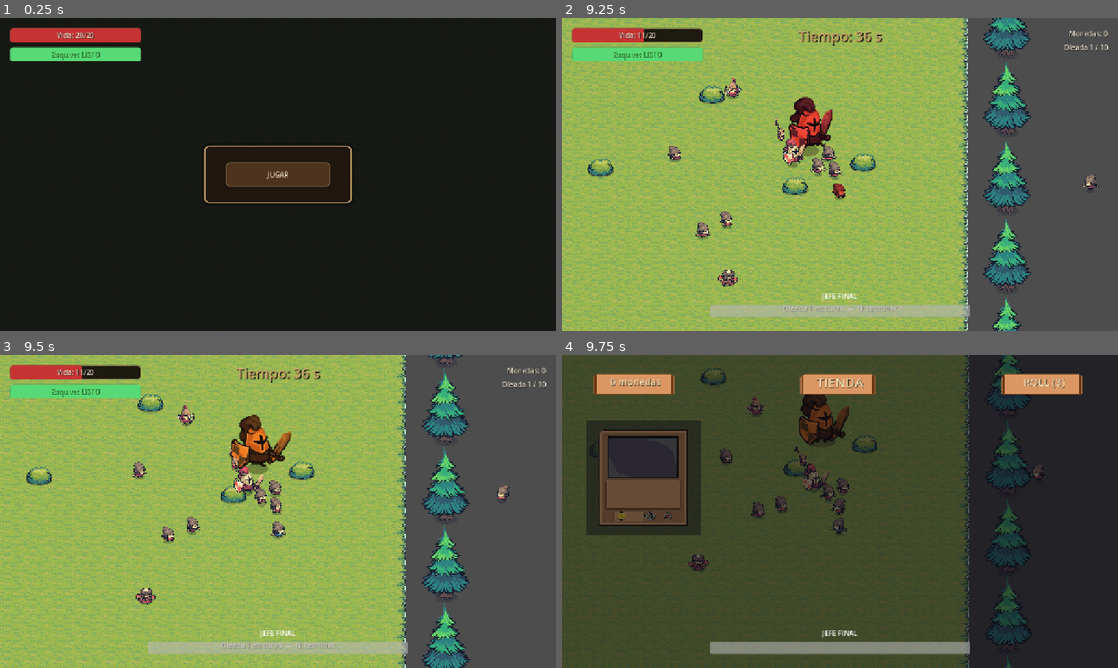
Above: before the commit, frames 1-4 (two rows, left to right).
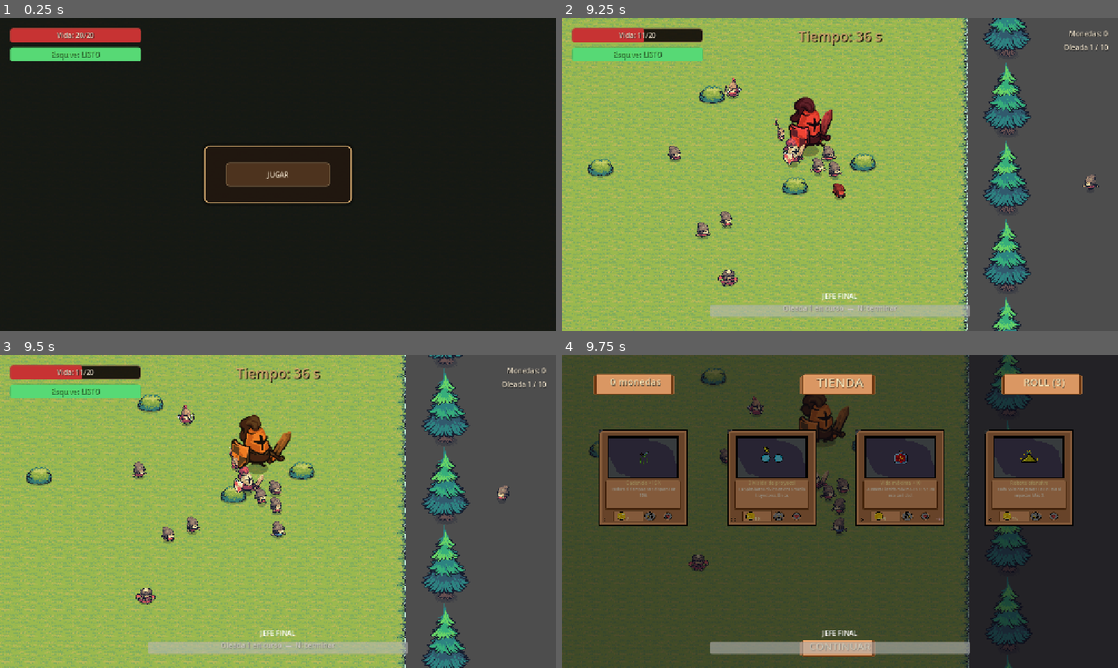
Above: after the commit, the same moments.

Repository: 4FCC/spinshot
Game: Godot game, scene res://Scenes/DEV-ROOM.tscn
The game is run twice, just before and just after one commit, with the same random seed, the same clock (stepped at 60 frames per second) and the same inputs. This scene is started directly instead of the project's main scene. The engine's default icon, where the game draws it, is replaced by a stand-in: a white triangle on a blue panel in a dark square.
Inputs (mouse positions are in pixels of both pictures, inside the frame that each line leads up to):
- Up to frame 1 (0.25 s): no input
- Up to frame 2 (9.25 s): click "JUGAR" at 0.5 s; tap Enter at 1.25 s; move the mouse to (812, 237) at 1.27 s; hold W (Arriba) 1.28-2.78 s; tap Space (dodge) at 1.35 s; move the mouse to (1006, 221) at 2.02 s; tap N (end_wave) at 2.1 s; move the mouse to (673, 127) at 2.77 s; hold Right mouse button (shoot) 2.78-3.53 s; hold A (Izquierda) 2.78-4.28 s; move the mouse to (867, 174) at 3.52 s; click (867, 174) at 3.6 s; move the mouse to (756, 96) at 4.27 s; hold S (Abajo) 4.28-5.03 s; hold B (spawn_boss) 4.28-5.03 s; move the mouse to (962, 158) at 5.02 s; hold D (Derecha) 5.03-5.78 s; tap M (start_wave) at 5.1 s; move the mouse to (728, 190) at 5.77 s; hold W (Arriba) 5.78-6.53 s; tap 1 at 5.85 s; move the mouse to (895, 105) at 6.52 s; hold D (Derecha) 6.53-8.78 s; tap 2 at 6.6 s; move the mouse to (812, 237) at 7.27 s; tap 3 at 7.35 s; move the mouse to (1006, 221) at 8.02 s; tap 4 at 8.1 s; move the mouse to (673, 127) at 8.77 s; hold S (Abajo) from 8.78 s (still down); tap 5 at 8.85 s
- Up to frame 3 (9.5 s): keep holding S (Abajo)
- Up to frame 4 (9.75 s): move the mouse to (867, 511) at 9.52 s; release S (Abajo) at 9.53 s; hold A (Izquierda) from 9.53 s (still down); tap O at 9.6 s

Frames 1-3 are identical in both runs. In frame 4, 18% of the frame differs, in the area x 4-92%, y 20-97%.
Error before the commit: Invalid access to property or key 'buy_pressed' on a base object of type 'Control'. (res://Scripts/shop.gd:112)

Commit message:
Fix: adjuntar el script a la raíz de ItemCard.tscn
Faltaba "script = ExtResource(...)" en el nodo raíz, por lo que la tarjeta se
instanciaba como Control plano y fallaba al acceder a la señal buy_pressed.

Co-Authored-By: Claude Opus 4.8 <noreply@anthropic.com>
Claude-Session: https://claude.ai/code/session_01EVFDgn2qQnY3SEDFH6Bwyc

Diff:
--- a/Scenes/ItemCard.tscn
+++ b/Scenes/ItemCard.tscn
@@ -7,6 +7,7 @@
 custom_minimum_size = Vector2(400, 400)
 offset_right = 400.0
 offset_bottom = 400.0
+script = ExtResource("1_card")
 
 [node name="Bg" type="TextureRect" parent="."]
 texture_filter = 1
